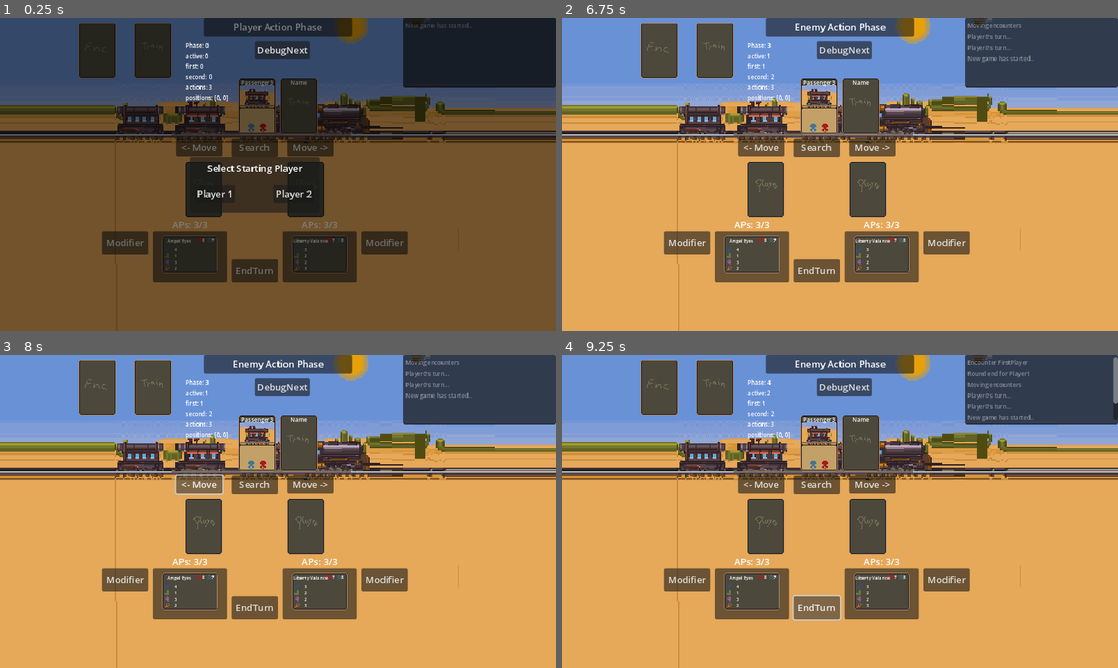
Above: before the commit, frames 1-4 (two rows, left to right).
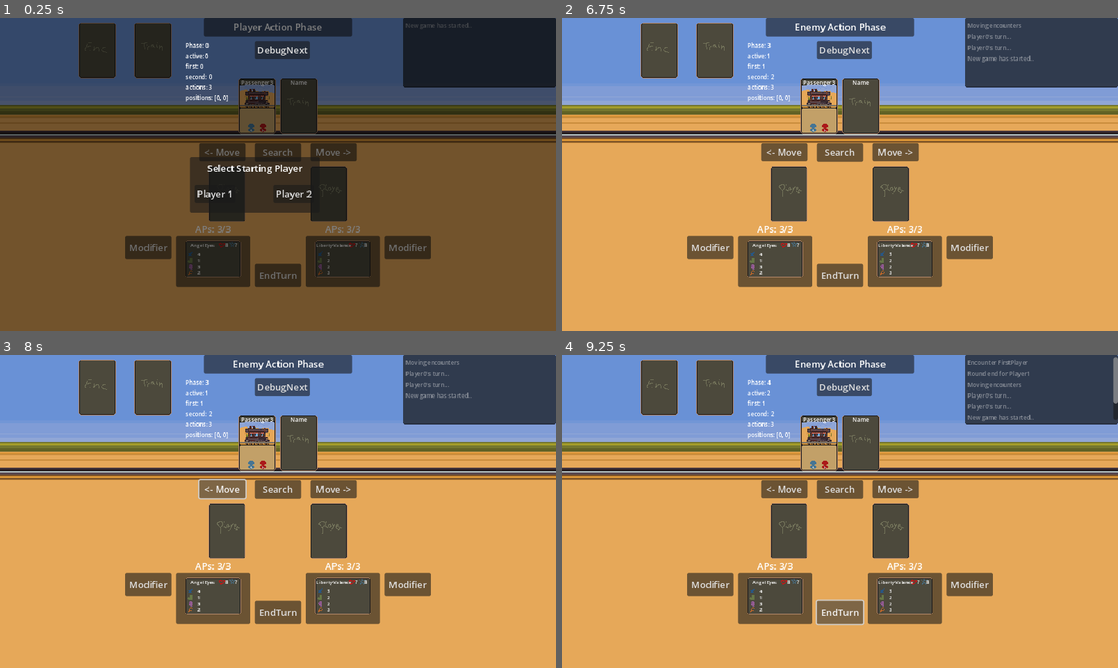
Above: after the commit, the same moments.

Repository: themangomago/GodotRandomWildJam
Game: Godot game, scene res://src/game_manager.tscn
The game is run twice, just before and just after one commit, with the same random seed, the same clock (stepped at 60 frames per second) and the same inputs.
Inputs:
- Up to frame 1 (0.25 s): no input
- Up to frame 2 (6.75 s): click "Move ->" at 0.5 s; click "EndTurn" at 1.25 s; click "Modifier" at 2 s; click "Modifier" at 2.75 s; click "Search" at 3.5 s; click "DebugNext" at 4.25 s; click "DebugNext" at 5 s; click "<- Move" at 5.75 s; click "Player 1" at 6.5 s
- Up to frame 3 (8 s): click "<- Move" at 7.25 s
- Up to frame 4 (9.25 s): click "Move ->" at 8 s; click "EndTurn" at 8.75 s

The runs differ from the first frame. In frame 1, 13% of the frame differs, in the area x 18-100%, y 0-86%; in frame 2, 17%; in frame 3, 17%, in the area x 18-100%, y 0-100%; in frame 4, 17%.

Commit message:
init

Diff:
--- a/src/game_manager.tscn
+++ b/src/game_manager.tscn
@@ -42,18 +42,18 @@
 
 [node name="Player1Pile" parent="." instance=ExtResource("3_he6rw")]
 layout_mode = 0
-offset_left = 320.0
-offset_top = 248.0
-offset_right = 384.0
-offset_bottom = 344.0
+offset_left = 360.0
+offset_top = 256.0
+offset_right = 424.0
+offset_bottom = 352.0
 deck_owner = 1
 
 [node name="Player2Pile" parent="." instance=ExtResource("3_he6rw")]
 layout_mode = 0
-offset_left = 496.0
-offset_top = 248.0
-offset_right = 560.0
-offset_bottom = 344.0
+offset_left = 536.0
+offset_top = 256.0
+offset_right = 600.0
+offset_bottom = 352.0
 deck_owner = 2
 
 [node name="Log" type="TextEdit" parent="."]
@@ -74,65 +74,65 @@
 
 [node name="MoveLeft" type="Button" parent="."]
 layout_mode = 0
+offset_left = 344.0
+offset_top = 216.0
+offset_right = 424.0
+offset_bottom = 247.0
+text = "<- Move"
+
+[node name="MoveRight" type="Button" parent="."]
+layout_mode = 0
+offset_left = 536.0
+offset_top = 216.0
+offset_right = 616.0
+offset_bottom = 247.0
+text = "Move ->"
+
+[node name="EndTurn" type="Button" parent="."]
+layout_mode = 0
+offset_left = 440.0
+offset_top = 424.0
+offset_right = 520.0
+offset_bottom = 464.0
+text = "EndTurn"
+
+[node name="DebugModifierP1" type="Button" parent="."]
+layout_mode = 0
+offset_left = 216.0
+offset_top = 376.0
+offset_right = 296.0
+offset_bottom = 416.0
+text = "Modifier"
+
+[node name="DebugModifierP2" type="Button" parent="."]
+layout_mode = 0
+offset_left = 664.0
+offset_top = 376.0
+offset_right = 744.0
+offset_bottom = 416.0
+text = "Modifier"
+
+[node name="Search" type="Button" parent="."]
+layout_mode = 0
+offset_left = 440.0
+offset_top = 216.0
+offset_right = 520.0
+offset_bottom = 248.0
+text = "Search"
+
+[node name="CharSheetP1" parent="." instance=ExtResource("4_e023n")]
+layout_mode = 0
 offset_left = 304.0
-offset_top = 208.0
-offset_right = 384.0
-offset_bottom = 239.0
-text = "<- Move"
-
-[node name="MoveRight" type="Button" parent="."]
-layout_mode = 0
-offset_left = 496.0
-offset_top = 208.0
-offset_right = 576.0
-offset_bottom = 239.0
-text = "Move ->"
-
-[node name="EndTurn" type="Button" parent="."]
-layout_mode = 0
-offset_left = 400.0
-offset_top = 416.0
-offset_right = 480.0
-offset_bottom = 456.0
-text = "EndTurn"
-
-[node name="DebugModifierP1" type="Button" parent="."]
-layout_mode = 0
-offset_left = 176.0
-offset_top = 368.0
-offset_right = 256.0
-offset_bottom = 408.0
-text = "Modifier"
-
-[node name="DebugModifierP2" type="Button" parent="."]
-layout_mode = 0
-offset_left = 624.0
-offset_top = 368.0
-offset_right = 704.0
-offset_bottom = 408.0
-text = "Modifier"
-
-[node name="Search" type="Button" parent="."]
-layout_mode = 0
-offset_left = 400.0
-offset_top = 208.0
-offset_right = 480.0
-offset_bottom = 240.0
-text = "Search"
-
-[node name="CharSheetP1" parent="." instance=ExtResource("4_e023n")]
-layout_mode = 0
-offset_left = 264.0
-offset_top = 368.0
-offset_right = 392.0
-offset_bottom = 456.0
+offset_top = 376.0
+offset_right = 432.0
+offset_bottom = 464.0
 
 [node name="CharSheetP2" parent="." instance=ExtResource("4_e023n")]
 layout_mode = 0
-offset_left = 488.0
-offset_top = 368.0
-offset_right = 616.0
-offset_bottom = 456.0
+offset_left = 528.0
+offset_top = 376.0
+offset_right = 656.0
+offset_bottom = 464.0
 
 [node name="PhaseDisplay" type="Panel" parent="."]
 layout_mode = 1
Binary file changed: dummy.ase
Binary file changed: dummy.png
